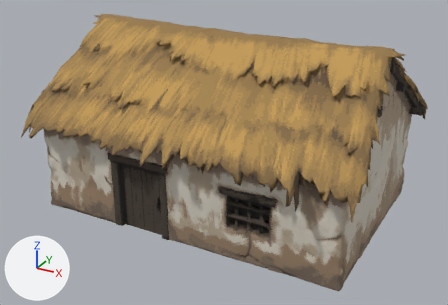
Renders of the glTF model assets/edificios/3d/posada.glb from each side of a commit.
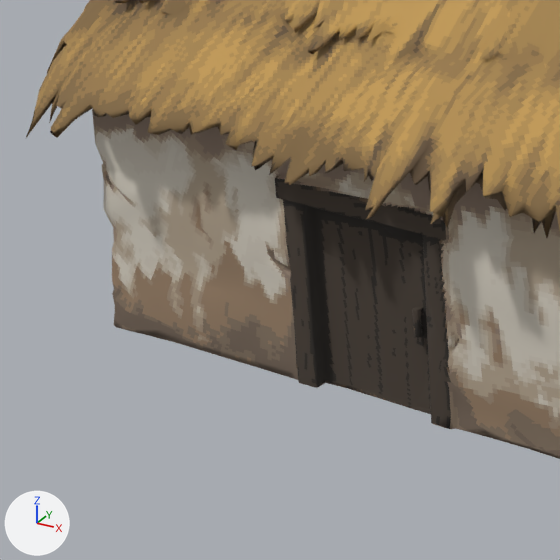
There are two pictures of each version: one whole from a 50 mm camera at (1.541, -2.874, 1.72) aimed at (0.007, -0.084, 0.325), one close up on the part from 3% to 46% of the width and 30% to 94% of the height. Every picture has the same lights, and +X, +Y and +Z are marked at lower left. The last two pictures show the newer version. Vertices at exactly the same position are counted once.

In view in the first close-up: 'tripo_node_fff0bb99-f145-4f8f-8342-08b2c095c38b'.
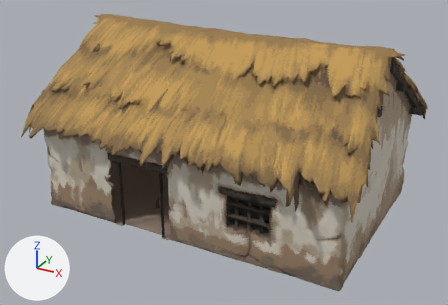
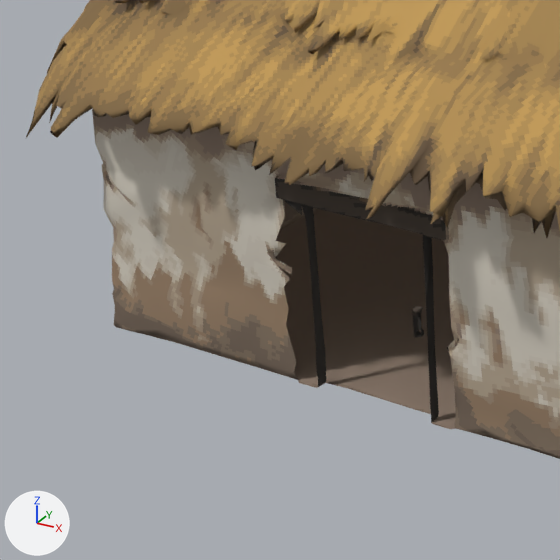
Location of each change, [x1, y1, x2, y2] in pixels of the close-ups (560 x 560 px):
part 1 of me_tripo_mesh_fff0bb99_f145_4f8f_8342_08b2c095c38b, cut back: before [275, 200, 456, 429]; after [299, 364, 440, 417]

Edits to the bpy script that builds the scene:
```text
Change me_tripo_mesh_fff0bb99_f145_4f8f_8342_08b2c095c38b:
    used by ob_tripo_node_fff0bb99_f145_4f8f_8342_08b2c095c38b; location = (0.0, 0.0, 0.0)
    remove me_tripo_mesh_fff0bb99_f145_4f8f_8342_08b2c095c38b.from_pydata(...)  # 4767 vertices, 9593 faces; spans x -0.95..0.95, y -0.73..0.73, z 0.0..1.0
    add me_tripo_mesh_fff0bb99_f145_4f8f_8342_08b2c095c38b.from_pydata(...)  # 4718 vertices, 9412 faces; spans x -0.95..0.95, y -0.73..0.73, z 0.0..1.0
    me_tripo_mesh_fff0bb99_f145_4f8f_8342_08b2c095c38b part 1
    49 vertices are removed from x -0.4..-0.05, y -0.58..-0.54, z 0.0..0.34
    191 faces are deleted
    10 new faces join them
```
